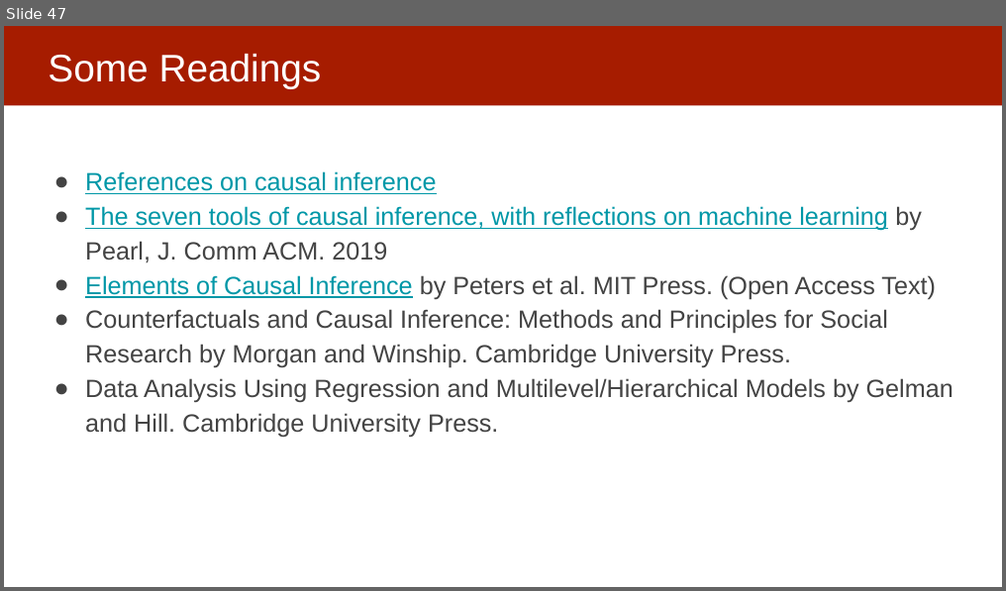
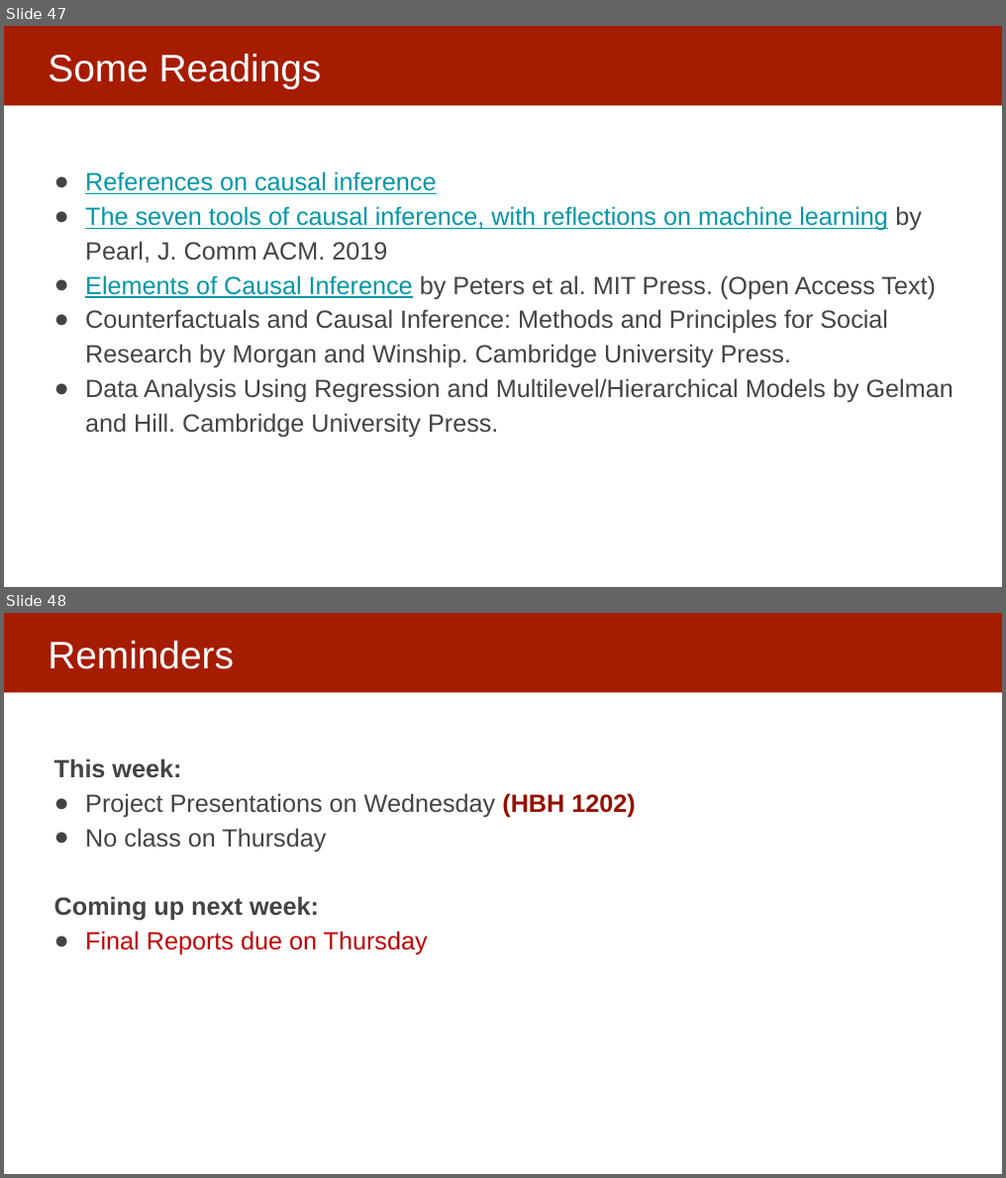
Before and after one commit to dssg/mlforpublicpolicylab, a slide deck: 14 - Presentations and Wrap-Up/causal inference.pptx. Shown one above the other, each under a label of ours: slide 47 before the commit, slides 47 and 48 after it. The pictures are 1006x591 and 1006x1178 pixels, drawn with LibreOffice and Linux fonts; fonts in the diff are those of the drawing. Boxes give left, top, right and bottom in pixels: in the first picture for what was removed or moved away, otherwise in the second. Text is boxed around its words. In the diff, an @@ line names an element or a change of style, - is before the commit and + after.

```diff
--- a/14 - Presentations and Wrap-Up/causal inference.pptx
+++ b/14 - Presentations and Wrap-Up/causal inference.pptx
@@ slide 48 added at bbox=[4, 613, 1002, 1174], background #FFFFFF; not listed: 1 template element that a slide beside it also shows @@
@@ title added at bbox=[48, 641, 234, 669], 37 pt, text #FFFFFF @@
+Reminders
@@ text added at bbox=[54, 759, 635, 956], 24 pt, text #434343 @@
+This week:
+● Project Presentations on Wednesday (HBH 1202)
+● No class on Thursday
+Coming up next week:
+● Final Reports due on Thursday
```
Also in this commit, not shown: 1 slide changed.
